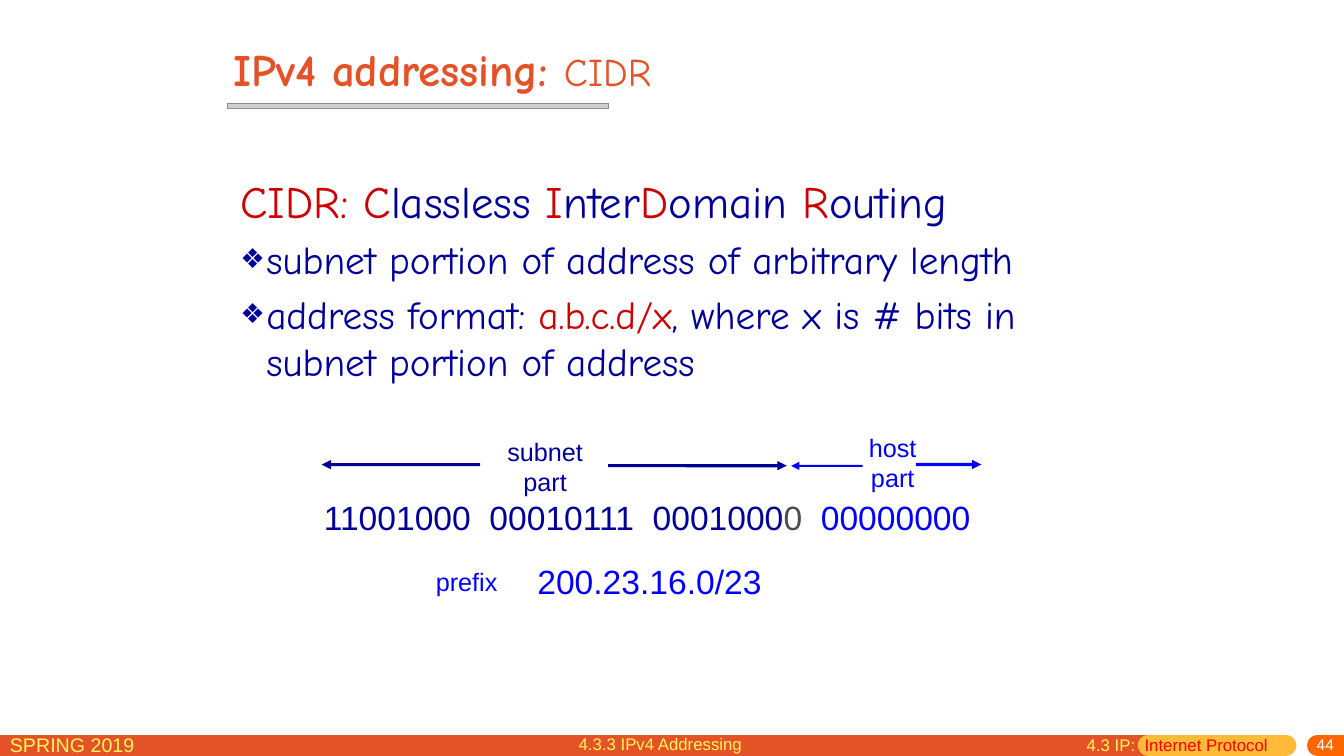
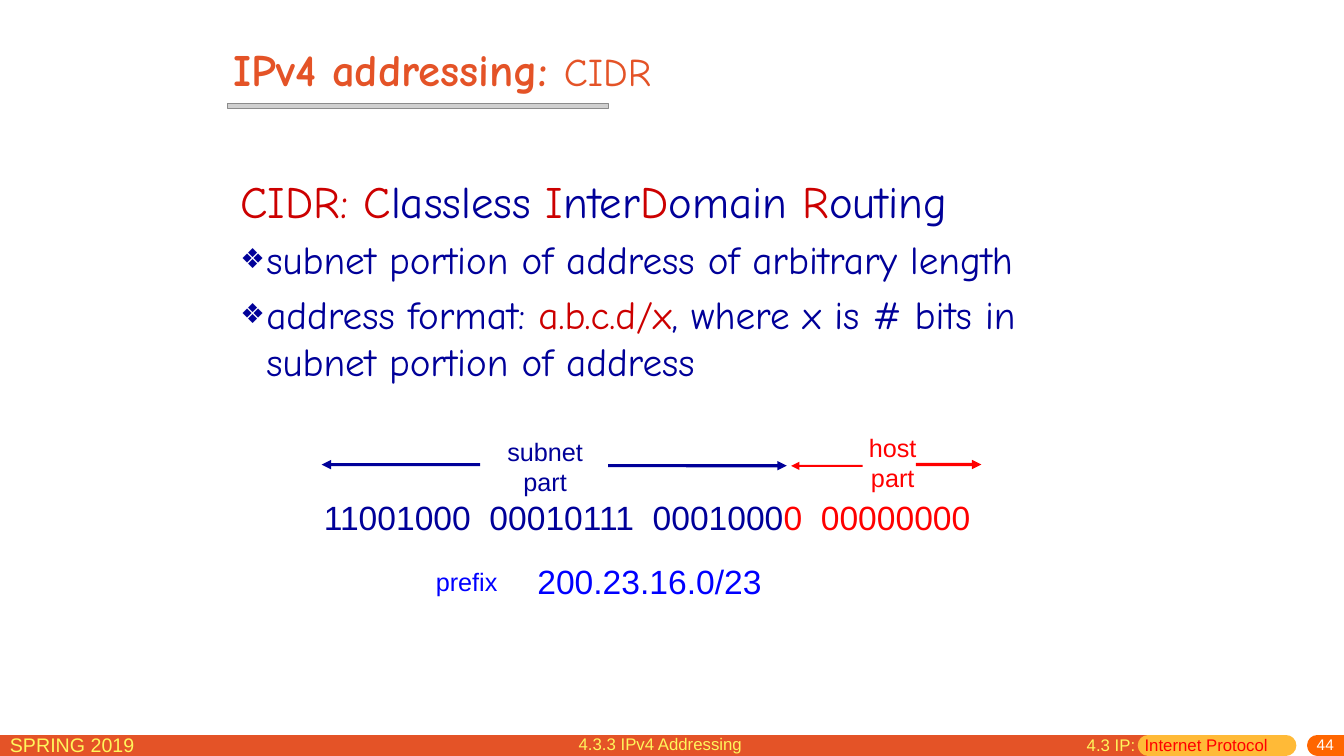
Before and after one commit to jichenghu/PPT_networkDistributed, a slide deck: slide 44 of chapter4.pptx. Drawn at 1344x756 pixels with LibreOffice and Linux fonts; fonts in the diff are those of the drawing; grey boxes stand for pictures. Boxes give left, top, right and bottom in pixels: in the first picture for what was removed or moved away, otherwise in the second. Text is boxed around its words. In the diff, an @@ line names an element or a change of style, - is before the commit and + after.

```diff
--- a/chapter4.pptx
+++ b/chapter4.pptx
@@ text "host" at [869, 438, 917, 493]: text colour #0000FF to #FF0000 @@
@@ arrow (863, 466) - (791, 466): stroke #0000FF 1.5 pt to #FF0000 1.5 pt @@
@@ arrow (917, 465) - (982, 465): stroke #0000FF 2.25 pt to #FF0000 2.25 pt @@
@@ text "11001000 00010111 00010000 00000000" at [324, 506, 970, 531]: text colour #4C4C4C to #FF0000 in "00010000"; text colour #0000FF to #FF0000 in "00000000" @@
```
Also in this commit, not shown: 2 other slides changed.
